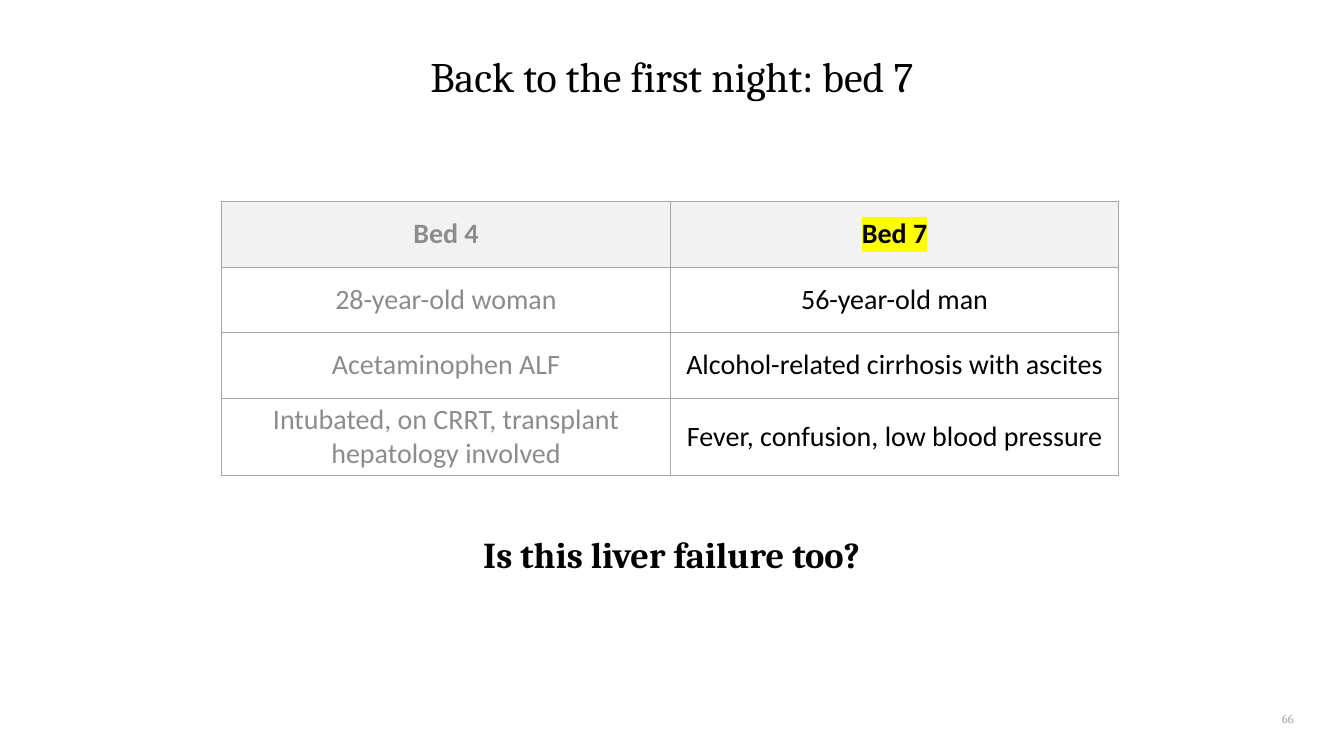
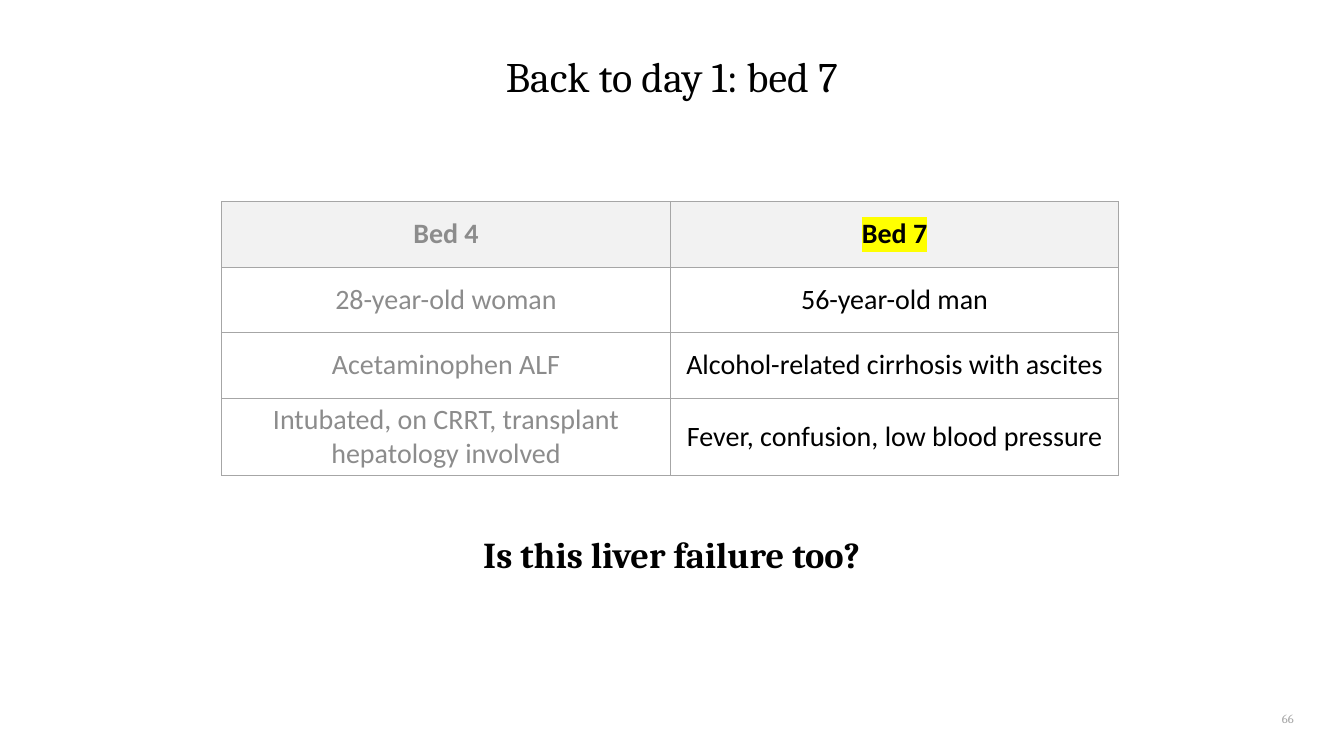
Before and after one commit to qaddodi/mohammad-almeqdadi-lectures, a slide deck: slide 66 of lectures/acute-liver-failure-aclf-in-icu/ALF and ACLF in the ICU.pptx. Drawn at 1344x756 pixels with LibreOffice and Linux fonts; fonts in the diff are those of the drawing. Boxes give left, top, right and bottom in pixels: in the first picture for what was removed or moved away, otherwise in the second. Text is boxed around its words. In the diff, an @@ line names an element or a change of style, - is before the commit and + after.

```diff
--- a/lectures/acute-liver-failure-aclf-in-icu/ALF and ACLF in the ICU.pptx
+++ b/lectures/acute-liver-failure-aclf-in-icu/ALF and ACLF in the ICU.pptx
@@ title at (506,63,838,101): text changed @@
-Back to the first night: bed 7
+Back to day 1: bed 7
```
Also in this commit, not shown: 12 other slides changed, 1 slide added, 1 slide removed, 3 other files.
